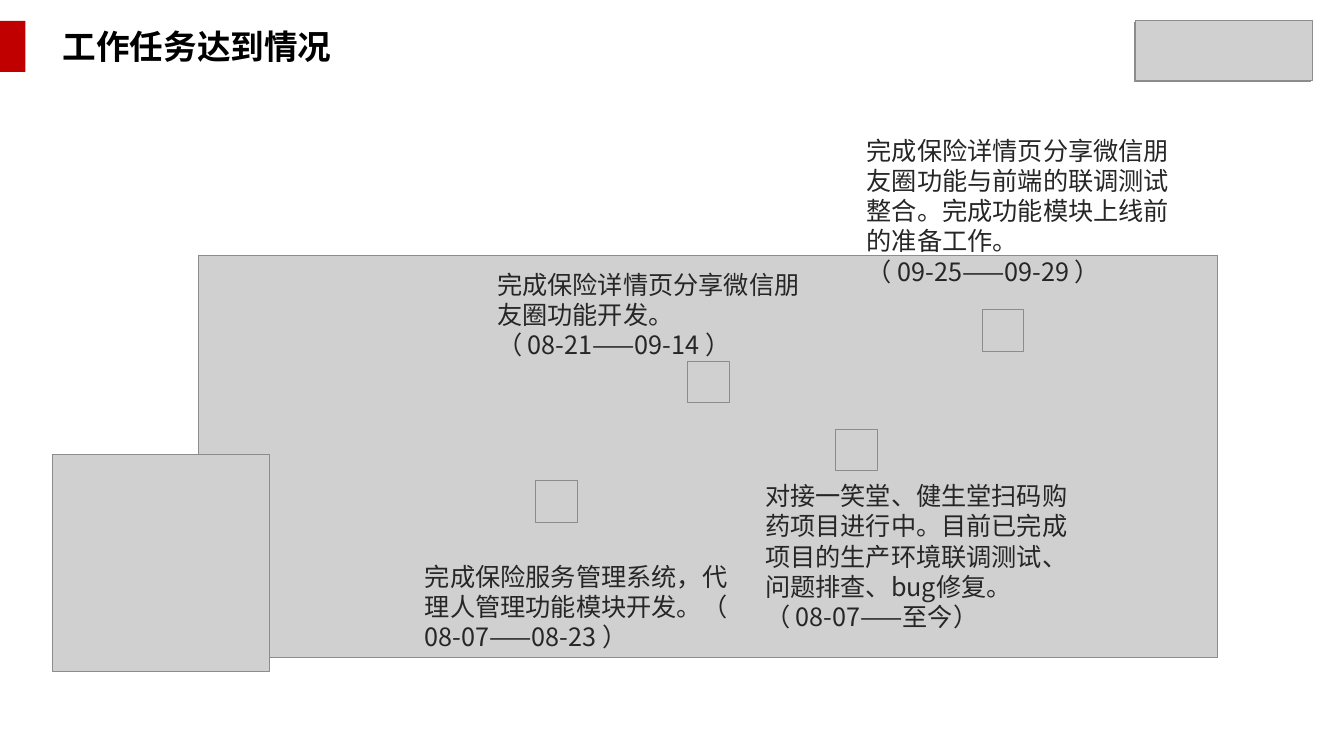
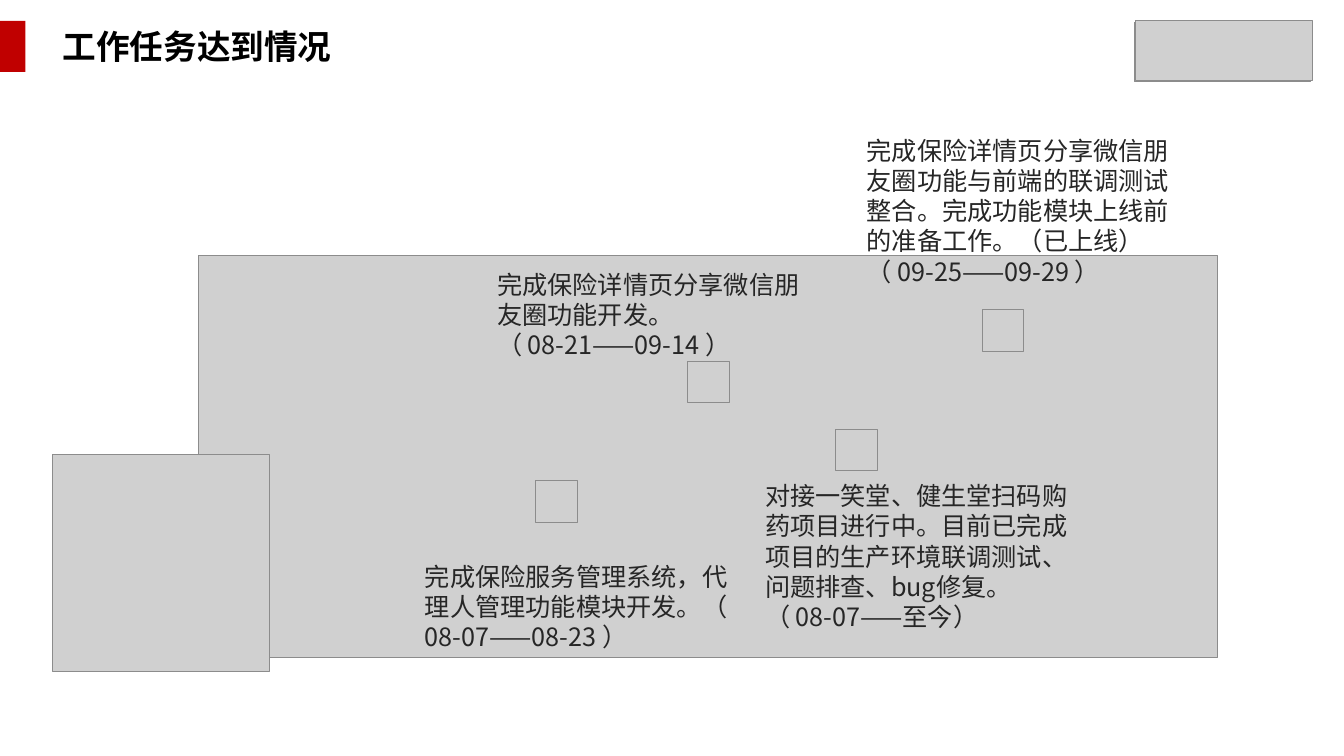
Before and after one commit to WakingFox/myself, a slide deck: slide 8 of 转正述职/王贵成转正述职报告.pptx. Drawn at 1344x756 pixels with LibreOffice and Linux fonts; fonts in the diff are those of the drawing; grey boxes stand for pictures; background and template pictures are left out. Boxes give left, top, right and bottom in pixels: in the first picture for what was removed or moved away, otherwise in the second. Text is boxed around its words. In the diff, an @@ line names an element or a change of style, - is before the commit and + after.

```diff
--- a/转正述职/王贵成转正述职报告.pptx
+++ b/转正述职/王贵成转正述职报告.pptx
@@ text at box(867, 138, 1169, 257): text changed @@
-完成保险详情页分享微信朋友圈功能与前端的联调测试整合。完成功能模块上线前的准备工作。
+完成保险详情页分享微信朋友圈功能与前端的联调测试整合。完成功能模块上线前的准备工作。（已上线）
```
Also in this commit, not shown: 15 other slides changed, 2 slides added.
